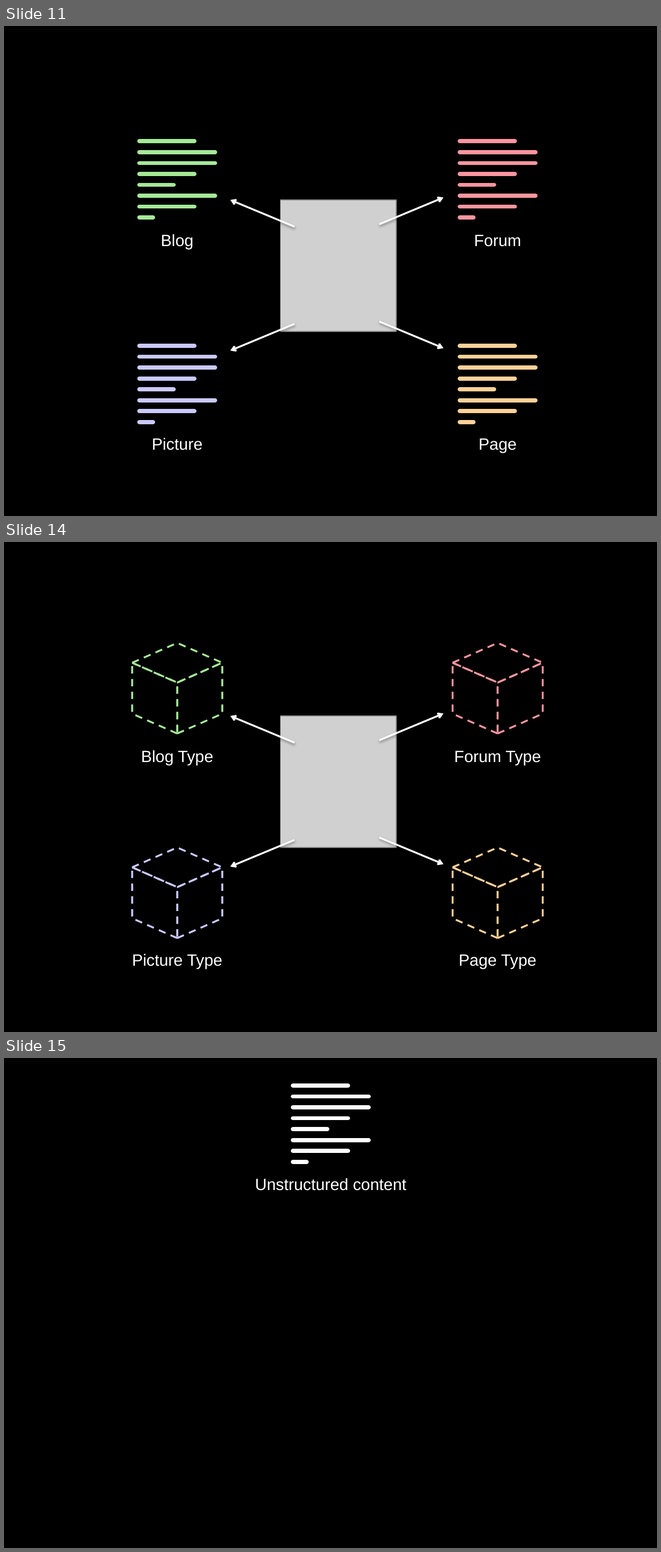
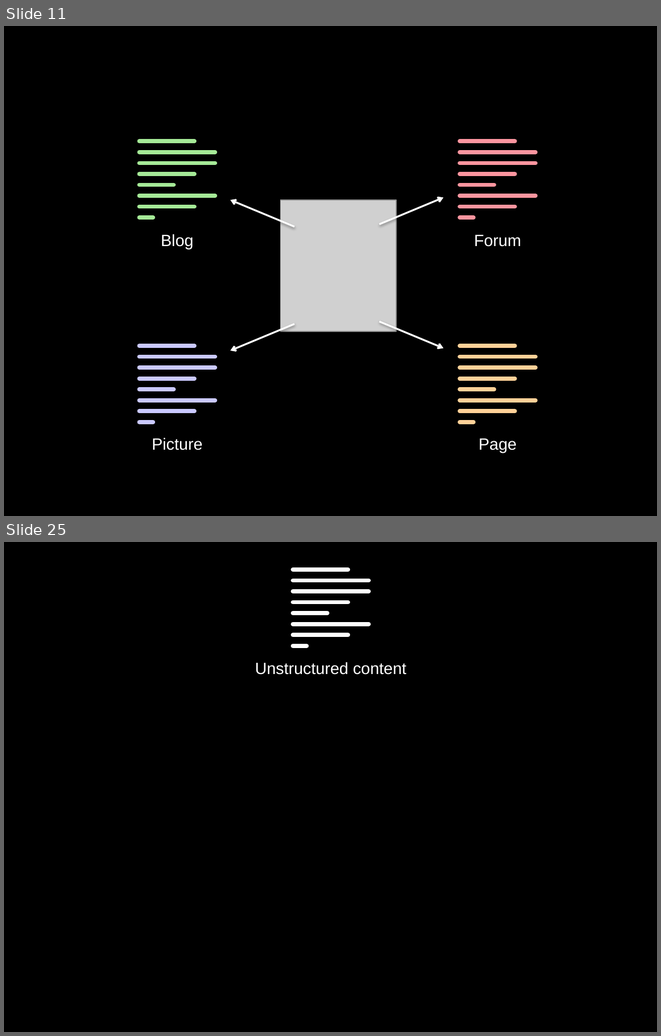
Before and after one commit to socketwench/introToContentTypes, a slide deck: src/introToContentTypes.pptx. Shown one above the other, each under a label of ours: slides 11, 14 and 15 before the commit, slides 11 and 25 after it; the slides between them are not shown. The pictures are 661x1552 and 661x1036 pixels, drawn with LibreOffice and Linux fonts; fonts in the diff are those of the drawing; grey boxes stand for pictures. Boxes give left, top, right and bottom in pixels: in the first picture for what was removed or moved away, otherwise in the second. Text is boxed around its words. In the diff, an @@ line names an element or a change of style, - is before the commit and + after.

```diff
--- a/src/introToContentTypes.pptx
+++ b/src/introToContentTypes.pptx
@@ slide 14 removed at [4, 542, 657, 1032], background #000000 @@
@@ diamond removed at [132, 643, 222, 682] @@
@@ diamond removed at [452, 643, 542, 682] @@
@@ parallelogram removed at [132, 662, 177, 733] @@
@@ parallelogram removed at [177, 662, 222, 733] @@
@@ parallelogram removed at [452, 662, 497, 733] @@
@@ parallelogram removed at [497, 662, 542, 733] @@
@@ arrow removed from (294, 742) to (231, 716) @@
@@ picture removed at [280, 716, 396, 847] @@
@@ arrow removed from (379, 740) to (443, 714) @@
@@ text removed at [141, 750, 213, 765] @@
-Blog Type
@@ text removed at [454, 750, 541, 765] @@
-Forum Type
@@ arrow removed from (294, 840) to (231, 866) @@
@@ arrow removed from (379, 837) to (443, 864) @@
@@ diamond removed at [132, 848, 222, 888] @@
@@ diamond removed at [452, 848, 542, 888] @@
@@ parallelogram removed at [132, 867, 177, 938] @@
@@ parallelogram removed at [177, 867, 222, 938] @@
@@ parallelogram removed at [452, 867, 497, 938] @@
@@ parallelogram removed at [497, 867, 542, 938] @@
@@ text removed at [132, 953, 222, 969] @@
-Picture Type
@@ text removed at [459, 954, 537, 969] @@
-Page Type
@@ what was slide 15 is now slide 25 @@
```
Also in this commit, not shown: 10 slides added, 2 other slides removed, 11 other files.
